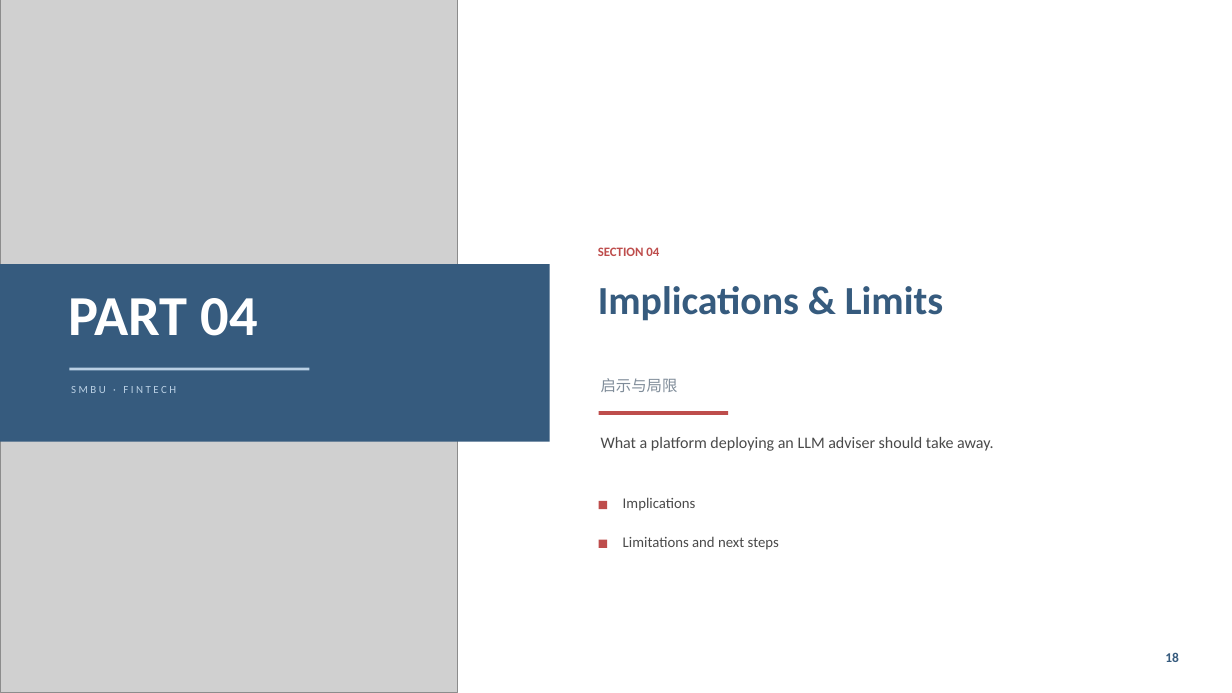
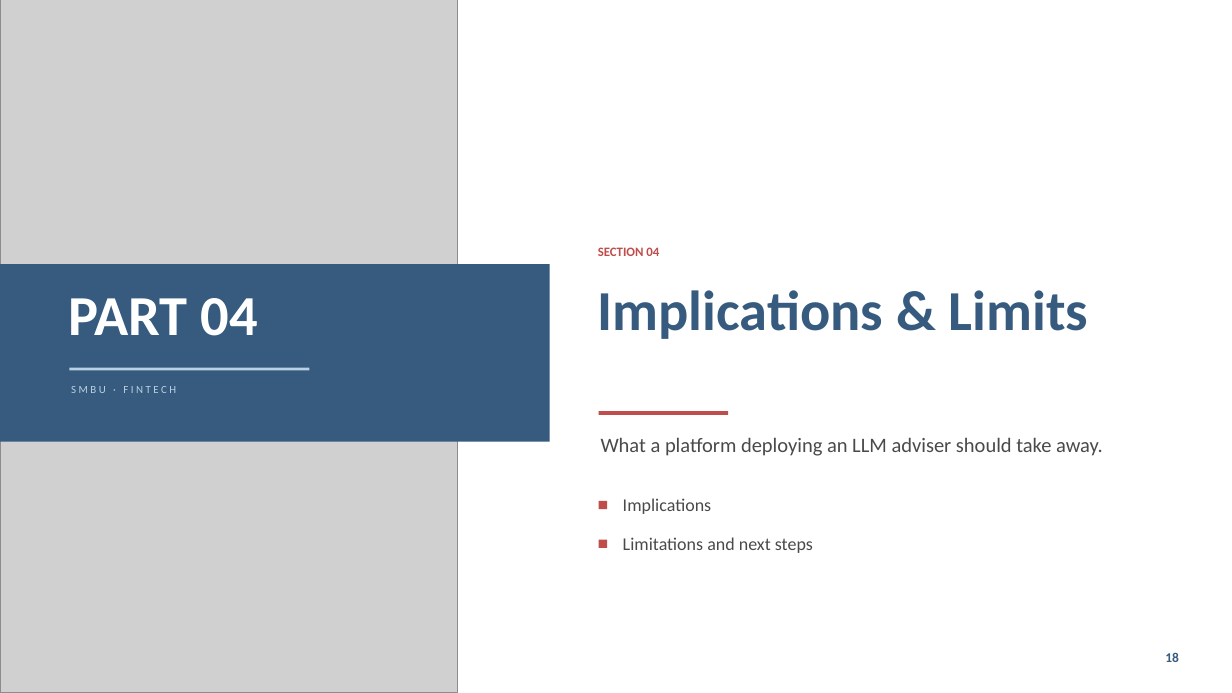
Before and after one commit to projectwork272005/AIauditingfinancial, a slide deck: slide 18 of presentation/presentation.pptx. Drawn at 1232x693 pixels with LibreOffice and Linux fonts; fonts in the diff are those of the drawing; grey boxes stand for pictures. Boxes give left, top, right and bottom in pixels: in the first picture for what was removed or moved away, otherwise in the second. Text is boxed around its words. In the diff, an @@ line names an element or a change of style, - is before the commit and + after.

```diff
--- a/presentation/presentation.pptx
+++ b/presentation/presentation.pptx
@@ text "Implications & Limits" at [598,290,1088,339]: size 31 to 44 pt @@
@@ text removed at [601,378,678,392] @@
-启示与局限
@@ text "What a platform deploying an ..." at [601,437,1103,456]: size 12.5 to 16 pt @@
@@ text "Implications" at [623,498,712,514]: size 11.5 to 14 pt @@
@@ text "Limitations and next steps" at [623,537,813,553]: size 11.5 to 14 pt @@
```
Also in this commit, not shown: 19 other slides changed, 2 other files.
